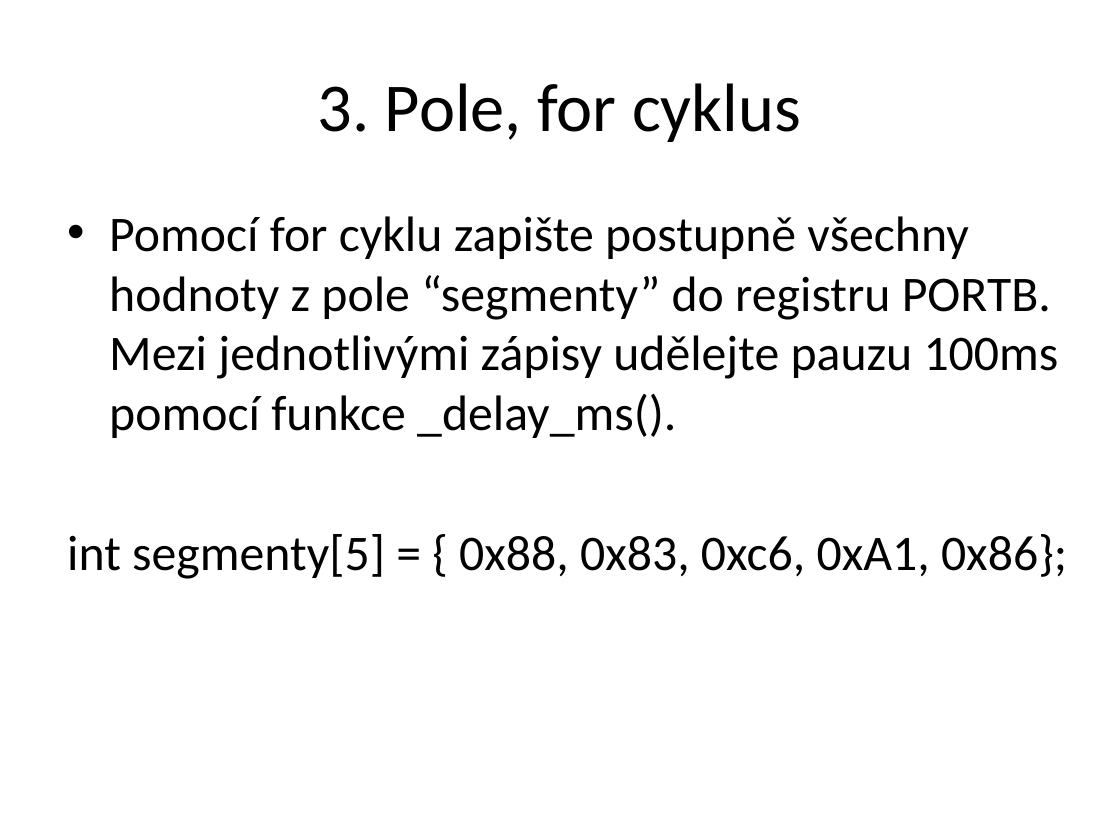
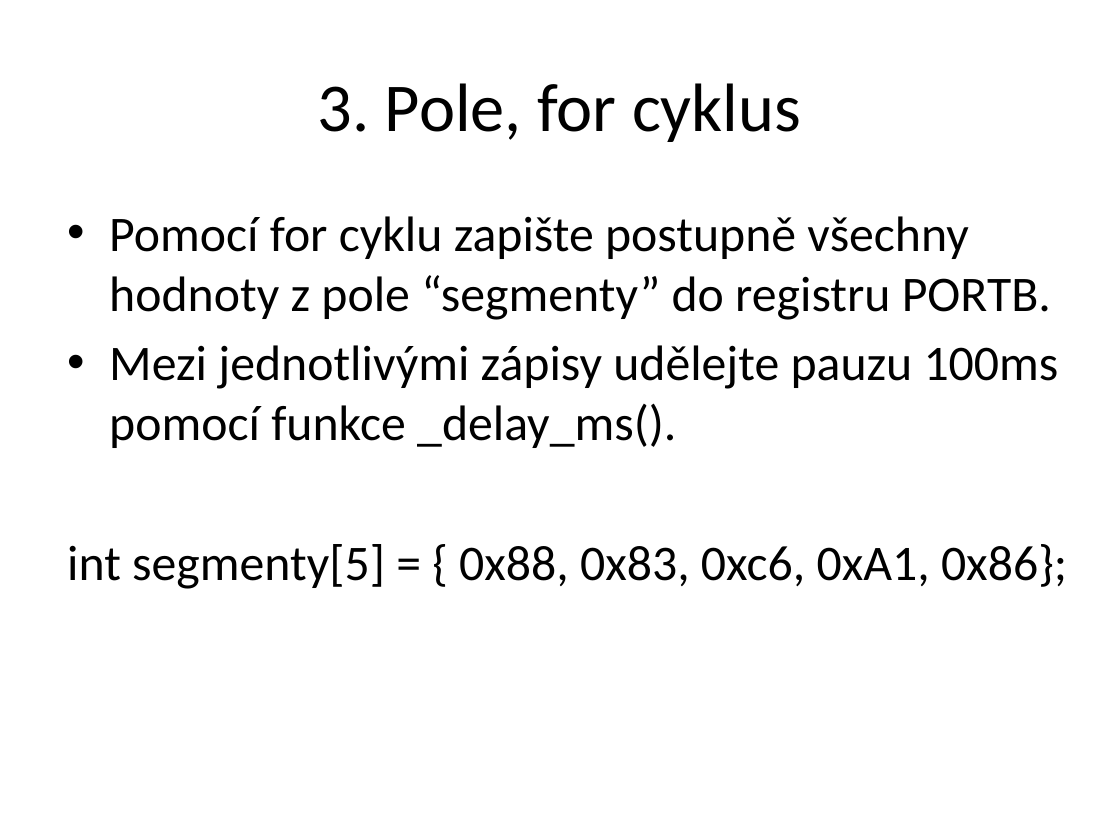
Before and after one commit to hlavli/MIT, a slide deck: slide 4 of files/Test - Jazyk C, časovač.pptx. Drawn at 1120x840 pixels with LibreOffice and Linux fonts; fonts in the diff are those of the drawing. Boxes give left, top, right and bottom in pixels: in the first picture for what was removed or moved away, otherwise in the second. Text is boxed around its words. In the diff, an @@ line names an element or a change of style, - is before the commit and + after.

```diff
--- a/files/Test - Jazyk C, časovač.pptx
+++ b/files/Test - Jazyk C, časovač.pptx
@@ text at (x1=109, y1=216, x2=1059, y2=448): text changed @@
-• Pomocí for cyklu zapište postupně všechny hodnoty z pole “segmenty” do registru PORTB. Mezi jednotlivými zápisy udělejte pauzu 100ms pomocí funkce _delay_ms().
+• Pomocí for cyklu zapište postupně všechny hodnoty z pole “segmenty” do registru PORTB.
+• Mezi jednotlivými zápisy udělejte pauzu 100ms pomocí funkce _delay_ms().
```
Also in this commit, not shown: 3 other slides changed.
